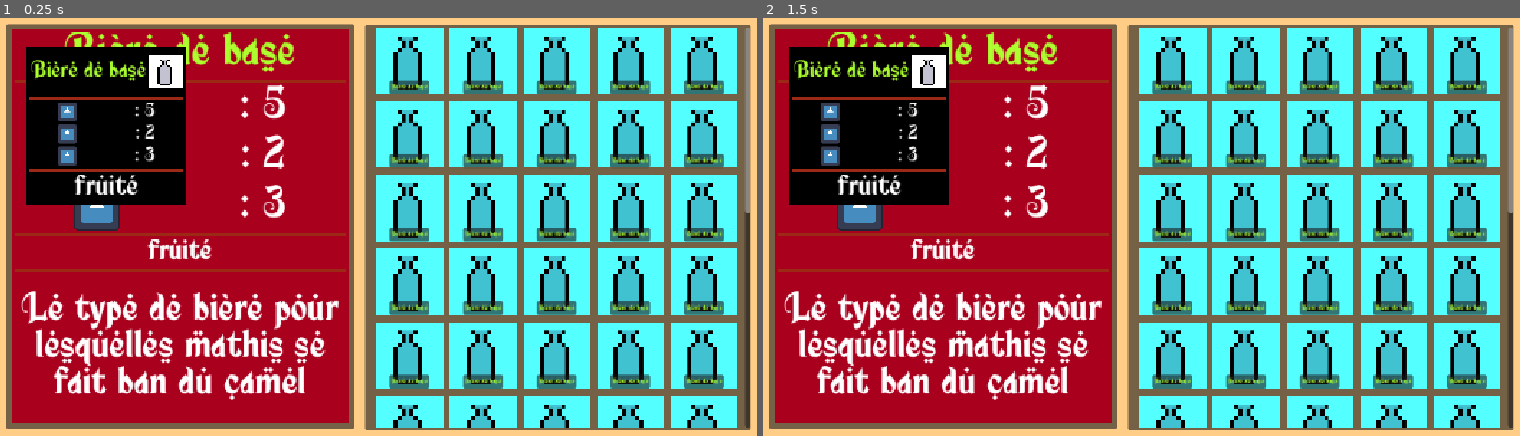
Above: before the commit, frames 1-2 (left to right).
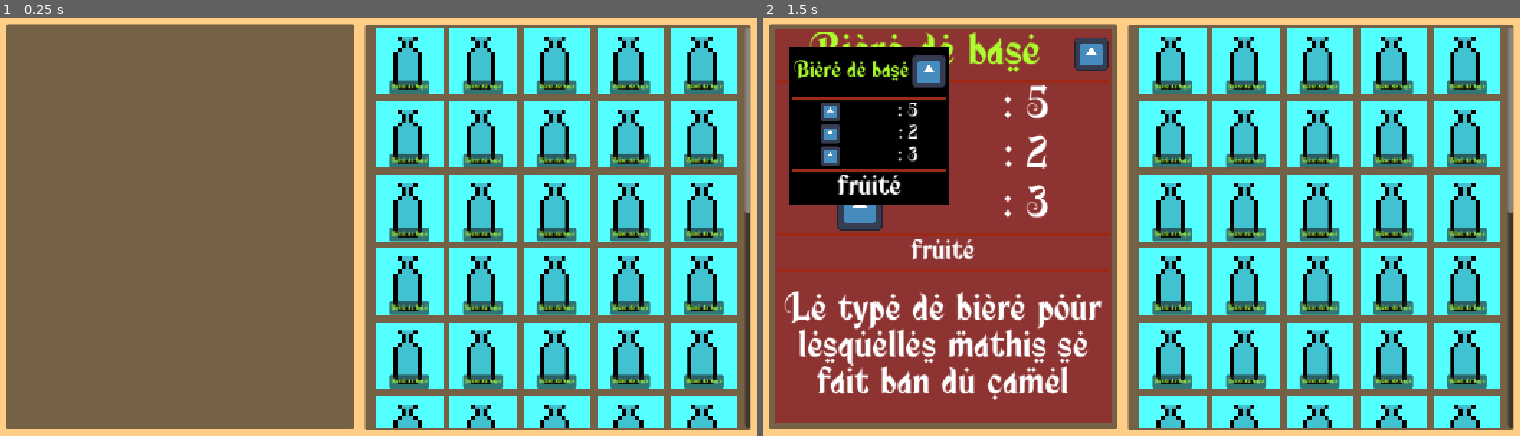
Above: after the commit, the same moments.

Repository: SeldonRubika/Jam-BeerStory
Game: Godot game, scene res://Scenes/MainStuff/main.tscn
The game is run twice, just before and just after one commit, with the same random seed, the same clock (stepped at 60 frames per second) and the same inputs. The engine's default icon, where the game draws it, is replaced by a stand-in: a white triangle on a blue panel in a dark square.
Inputs (mouse positions are in pixels of both pictures, inside the frame that each line leads up to):
- Up to frame 1 (0.25 s): no input
- Up to frame 2 (1.5 s): click (1171, 59) at 0.5 s; click (1247, 59) at 1.25 s

The runs differ from the first frame. In frame 1, 42% of the frame differs, in the area x 1-47%, y 2-97%; in frame 2, 30%.

Commit message:
bababoi

Diff:
--- a/Scenes/Singleton/global.gd
+++ b/Scenes/Singleton/global.gd
@@ -2,3 +2,6 @@
 
 enum DrinkTypes {Fermented,Distillied,Liquor,Cocktail,Softs}
 enum IngredientsTypes {Fruit,Plant,Liquid,Vegetables,Misc}
+
+func GetDrinkTypeTexture():
+	return preload("res://icon.svg")
--- a/Scenes/drinks/drink_base.gd
+++ b/Scenes/drinks/drink_base.gd
@@ -10,6 +10,7 @@
 @export var sweetnessHover: AutoSizeRichTextLabel
 @export var hover_name_label: AutoSizeRichTextLabel
 @export var booleansHover: AutoSizeRichTextLabel
+@export var hover_icon: TextureRect
 
 #focus
 @export var focus: Panel
@@ -19,6 +20,7 @@
 @export var sweetnessFocus: AutoSizeRichTextLabel
 @export var booleansFocus: AutoSizeRichTextLabel
 @export var description: AutoSizeRichTextLabel
+@export var focus_icon: TextureRect
 
 func set_self_ui():
 	name_label.text = resource.drink_name
@@ -40,6 +42,7 @@
 	bitternessFocus.text =": "+str(resource.bitterness)
 	focus_name_label.do_resize_text()
 	description.text = resource.desc
+	focus_icon.texture = Global.GetDrinkTypeTexture()
 	if (resource.fruity and resource.gazeous):
 		booleansFocus.text = "fruité | pétillant"
 	else:
@@ -55,6 +58,7 @@
 	degreesHover.text =": "+str(resource.degrees)
 	bitternessHover.text =": "+str(resource.bitterness)
 	sweetnessHover.text =": "+str(resource.sweetness)
+	hover_icon.texture = Global.GetDrinkTypeTexture()
 	if (resource.fruity and resource.gazeous):
 		booleansHover.text = "fruité | pétillant"
 	else:
--- a/Scenes/drinks/drink_base.tscn
+++ b/Scenes/drinks/drink_base.tscn
@@ -15,7 +15,7 @@
 [sub_resource type="StyleBoxFlat" id="StyleBoxFlat_ayn3u"]
 bg_color = Color(0.65882355, 0, 0.11372549, 0.4745098)
 
-[node name="DrinkBase" type="Button" unique_id=1564469009 no …(115 unchanged characters)… , "hover_name_label", "booleansHover", "focus", "focus_name_label", "degreesFocus", "bitternessFocus", "sweetnessFocus", "booleansFocus", "description")]
+[node name="DrinkBase" type="Button" unique_id=1564469009 no …(115 unchanged characters)… , "hover_name_label", "booleansHover", "hover_icon", "focus", "focus_name_label", "degreesFocus", "bitternessFocus", "sweetnessFocus", "booleansFocus", "description", "focus_icon")]
 custom_minimum_size = Vector2(96, 96)
 custom_maximum_size = Vector2(128, 128)
 anchors_preset = -1
@@ -39,13 +39,15 @@
 sweetnessHover = NodePath("Hover/VBoxContainer/AllStatsHolder/StatContainer3/Sweetness")
 hover_name_label = NodePath("Hover/VBoxContainer/HBoxContainer/HoverNameLabel")
 booleansHover = NodePath("Hover/VBoxContainer/Booleans")
+hover_icon = NodePath("Hover/VBoxContainer/HBoxContainer/HoverIcon")
 focus = NodePath("Focus")
-focus_name_label = NodePath("Focus/stuff/FocusNameLabel")
+focus_name_label = NodePath("Focus/stuff/HBoxContainer/FocusNameLabel")
 degreesFocus = NodePath("Focus/stuff/AllStatsHolder/StatContainer/Degrees")
 bitternessFocus = NodePath("Focus/stuff/AllStatsHolder/StatContainer2/Bitterness")
 sweetnessFocus = NodePath("Focus/stuff/AllStatsHolder/StatContainer3/Sweetness")
 booleansFocus = NodePath("Focus/stuff/Booleans")
 description = NodePath("Focus/stuff/Description")
+focus_icon = NodePath("Focus/stuff/HBoxContainer/FocusIcon")
 
 [node name="DrinkIcon" type="TextureRect" parent="." unique_id=350251625]
 modulate = Color(0.32941177, 1, 1, 1)
@@ -96,6 +98,7 @@
 metadata/_custom_type_script = "uid://leehmvr1x5lu"
 
 [node name="Hover" type="Panel" parent="." unique_id=408262248]
+visible = false
 top_level = true
 visibility_layer = 2
 z_index = 1
@@ -143,7 +146,7 @@
 max_font_size = 64
 metadata/_custom_type_script = "uid://leehmvr1x5lu"
 
-[node name="TextureRect" type="TextureRect" parent="Hover/VBoxContainer/HBoxContainer" unique_id=1092797177]
+[node name="HoverIcon" type="TextureRect" parent="Hover/VBoxContainer/HBoxContainer" unique_id=1092797177]
 custom_minimum_size = Vector2(48, 0)
 layout_mode = 2
 texture = ExtResource("2_454oq")
@@ -275,6 +278,7 @@
 metadata/_custom_type_script = "uid://leehmvr1x5lu"
 
 [node name="Focus" type="Panel" parent="." unique_id=1564406953]
+visible = false
 top_level = true
 visibility_layer = 2
 layout_mode = 1
@@ -301,9 +305,14 @@
 grow_horizontal = 2
 grow_vertical = 2
 
-[node name="FocusNameLabel" type="RichTextLabel" parent="Focus/stuff" unique_id=1987831546]
+[node name="HBoxContainer" type="HBoxContainer" parent="Focus/stuff" unique_id=1243794385]
 custom_maximum_size = Vector2(-1, 64)
 layout_mode = 2
+size_flags_vertical = 3
+
+[node name="FocusNameLabel" type="RichTextLabel" parent="Focus/stuff/HBoxContainer" unique_id=1379463028]
+layout_mode = 2
+size_flags_horizontal = 3
 size_flags_vertical = 3
 theme_override_font_sizes/normal_font_size = 64
 theme_override_font_sizes/bold_font_size = 64
@@ -319,6 +328,13 @@
 min_font_size = 6
 max_font_size = 64
 metadata/_custom_type_script = "uid://leehmvr1x5lu"
+
+[node name="FocusIcon" type="TextureRect" parent="Focus/stuff/HBoxContainer" unique_id=438188376]
+custom_minimum_size = Vector2(48, 0)
+layout_mode = 2
+texture = ExtResource("2_454oq")
+expand_mode = 5
+stretch_mode = 5
 
 [node name="HSeparator" type="HSeparator" parent="Focus/stuff" unique_id=2076179651]
 layout_mode = 2
